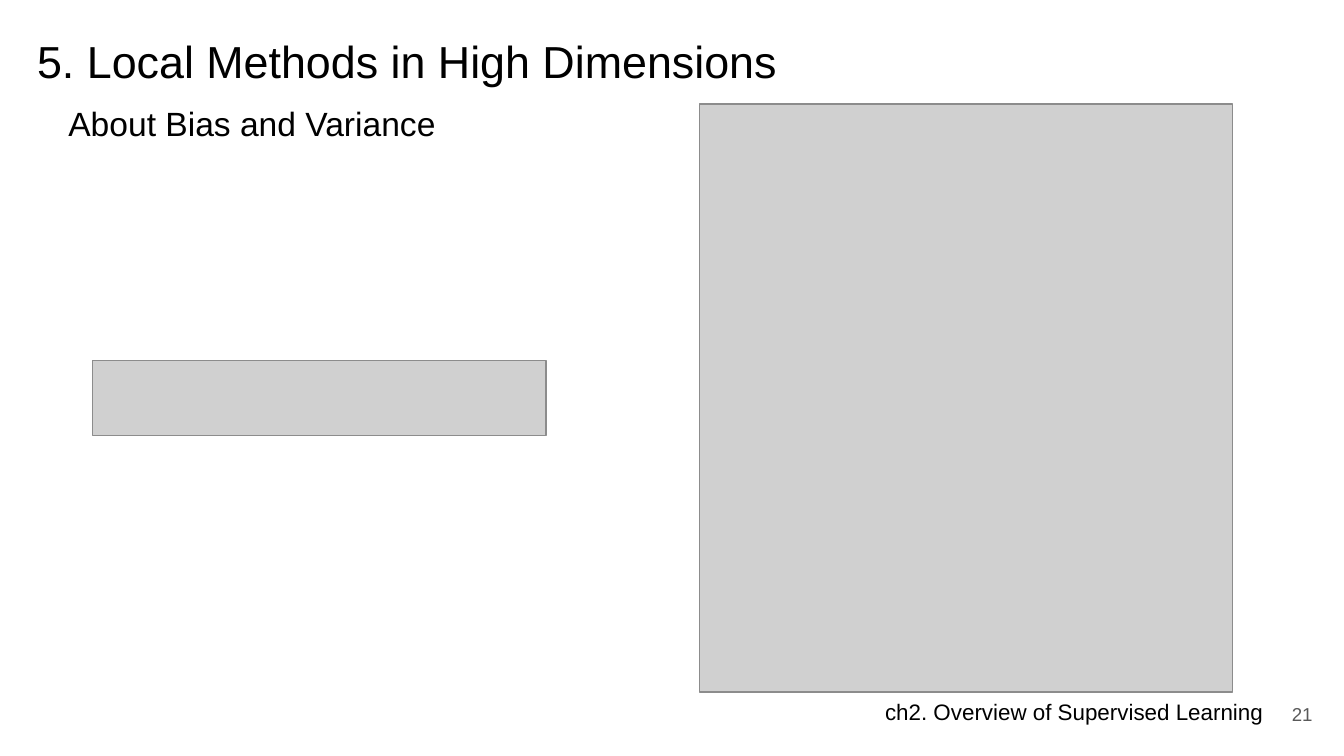
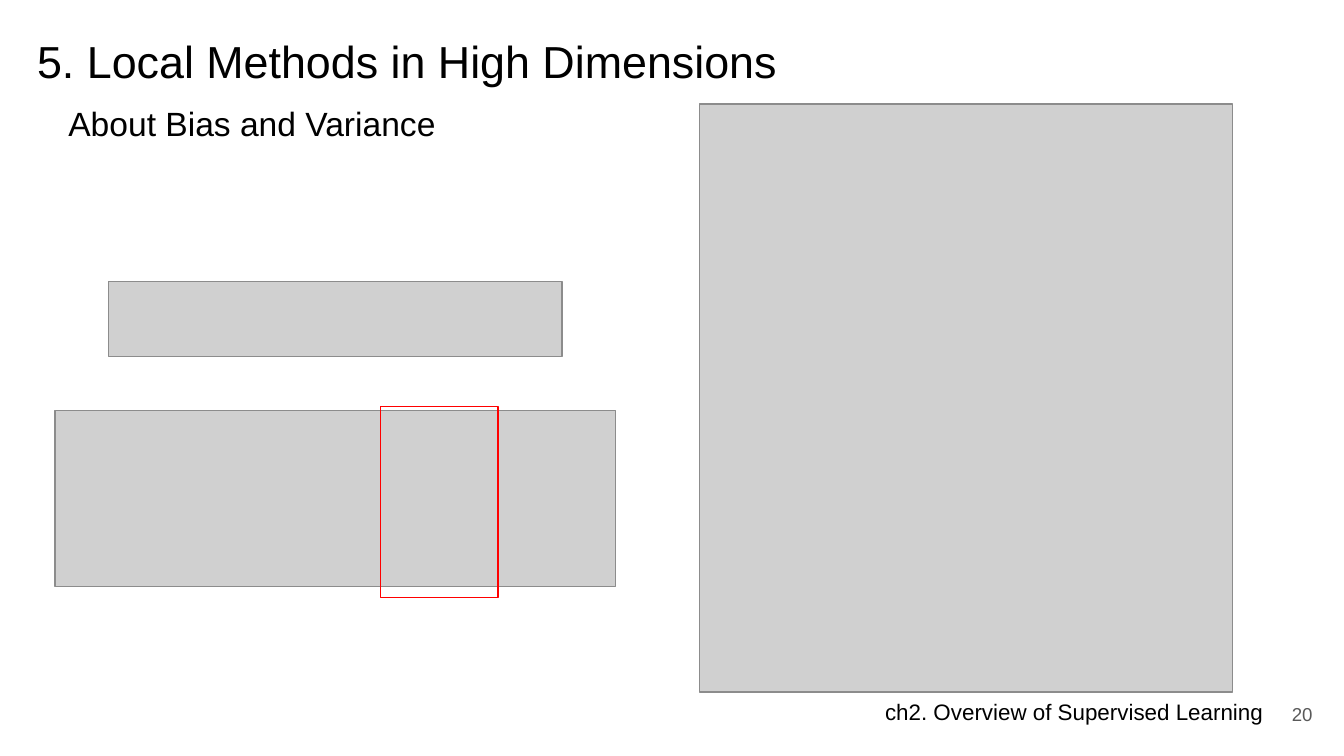
Before and after one commit to JerryKwon/ElemStatLearn-review, a slide deck: slide 20 of ch2. Supervised Learning/presentation/ch2. Overview of Supervised Learning.pptx (slide 21 before the commit). Drawn at 1344x756 pixels with LibreOffice and Linux fonts; fonts in the diff are those of the drawing; grey boxes stand for pictures. Boxes give left, top, right and bottom in pixels: in the first picture for what was removed or moved away, otherwise in the second. Text is boxed around its words. In the diff, an @@ line names an element or a change of style, - is before the commit and + after.

```diff
--- a/ch2. Supervised Learning/presentation/ch2. Overview of Supervised Learning.pptx
+++ b/ch2. Supervised Learning/presentation/ch2. Overview of Supervised Learning.pptx
@@ picture moved from (x1=93, y1=360, x2=546, y2=435) to (x1=109, y1=281, x2=562, y2=356) @@
@@ picture added at (x1=55, y1=410, x2=616, y2=586) @@
@@ rectangle added at (x1=380, y1=407, x2=497, y2=598), outline #FF0000 0.75 pt @@
@@ page number at (x1=1292, y1=708, x2=1313, y2=721): text changed @@
-21
+20
```
Also in this commit, not shown: 4 other slides changed, 2 slides removed.
